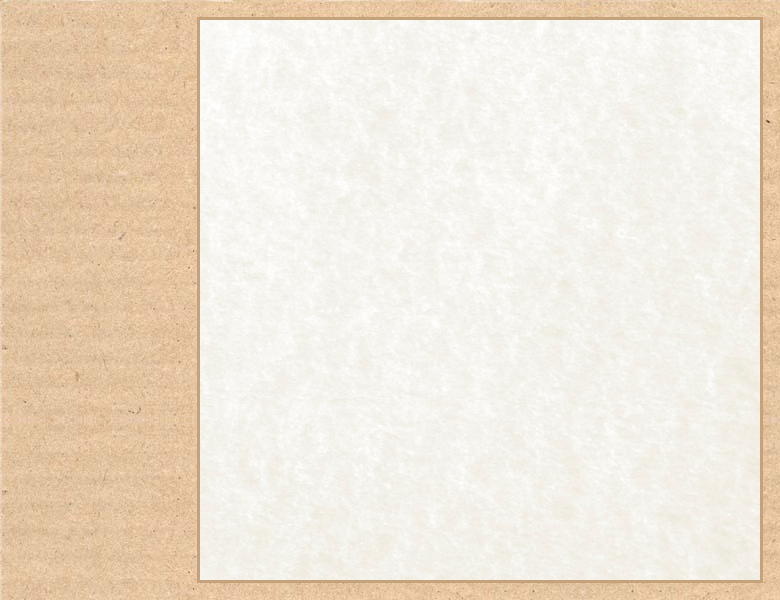
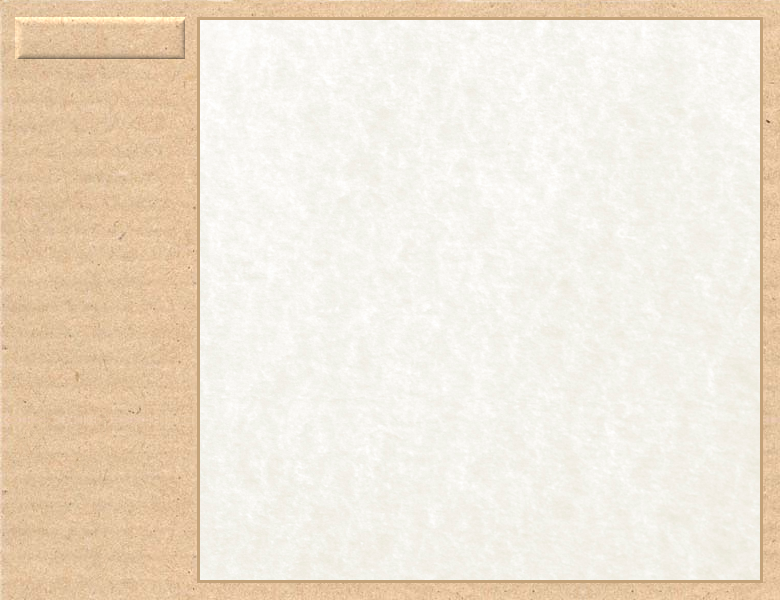
Two versions of the same layered image (780px x 600px). Layer-by-layer changes:
added layer "Вставленный слой #1" above "Вставленный слой" over [15, 17, 185, 59]
